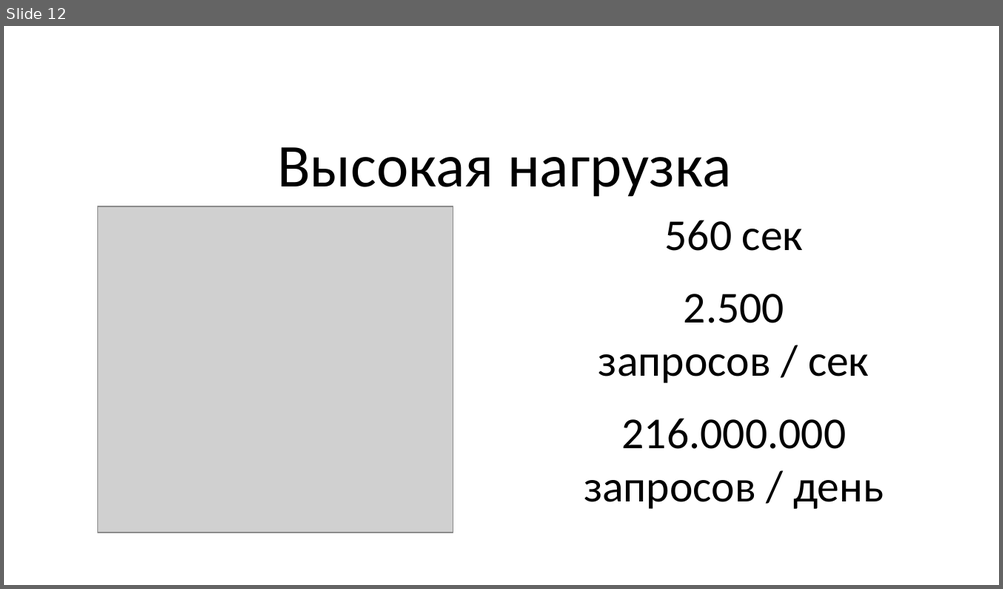
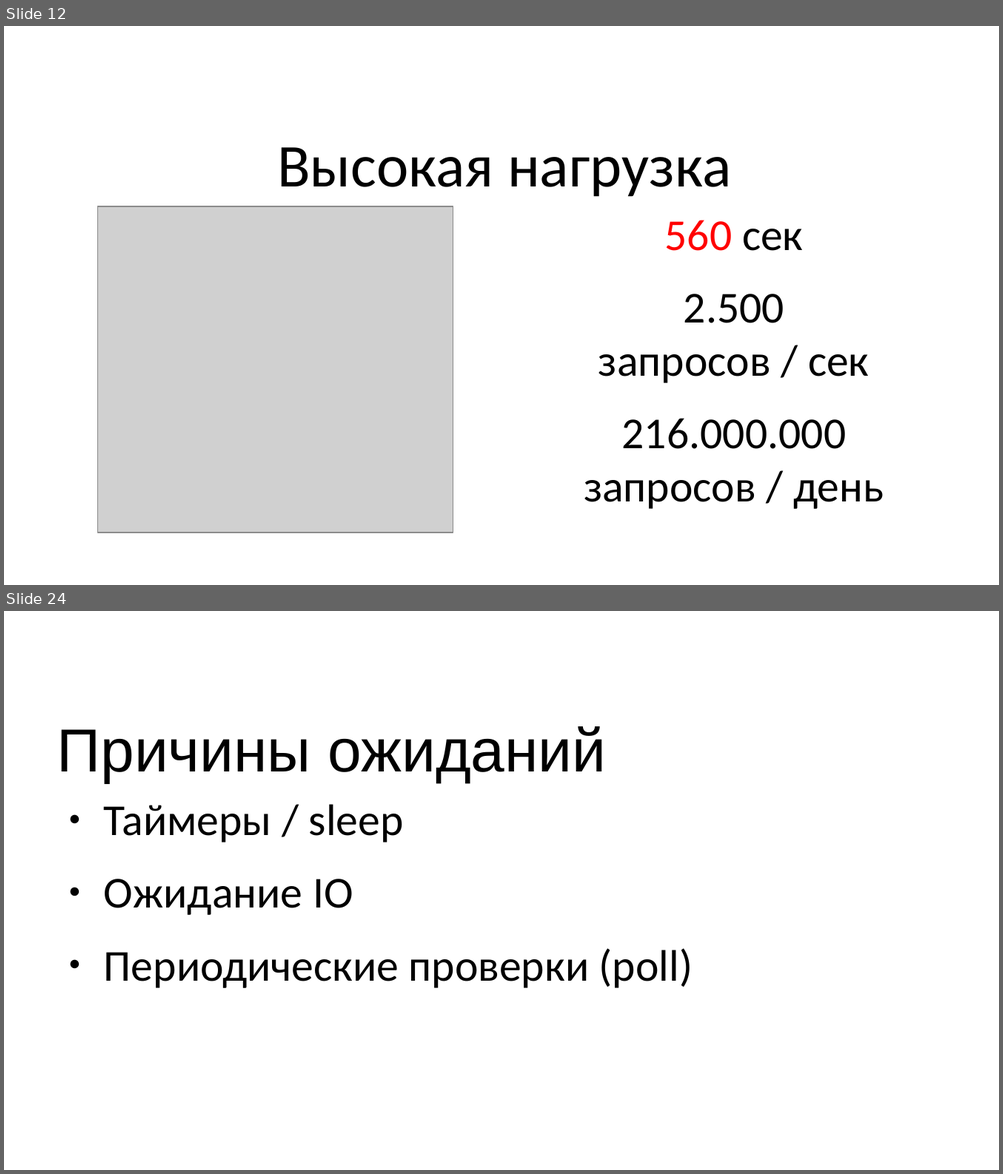
Before and after one commit to Mons/perl-ex, a slide deck: drafts/AE-Highload.odp. Shown one above the other, each under a label of ours: slide 12 before the commit, slides 12 and 24 after it; the slides between them are not shown. The pictures are 1003x589 and 1003x1174 pixels, drawn with LibreOffice and Linux fonts; fonts in the diff are those of the drawing; grey boxes stand for pictures; background and template pictures are left out. Boxes give left, top, right and bottom in pixels: in the first picture for what was removed or moved away, otherwise in the second. Text is boxed around its words. In the diff, an @@ line names an element or a change of style, - is before the commit and + after.

```diff
--- a/drafts/AE-Highload.odp
+++ b/drafts/AE-Highload.odp
@@ slide 24 added at [4, 611, 999, 1170], background #FFFFFF @@
@@ title added at [57, 726, 606, 783], 44 pt, text #000000 @@
+Причины ожиданий
@@ text added at [104, 804, 692, 988], 32 pt, text #000000 @@
+● Таймеры / sleep
+● Ожидание IO
+● Периодические проверки (poll)
@@ slide 12 changed as well @@
@@ text at [665, 220, 803, 251]: text colour #000000 to #FF0000 in "560" @@
```
Also in this commit, not shown: 1 other slide changed, 23 other slides added, 1 slide removed, 1 other file.
